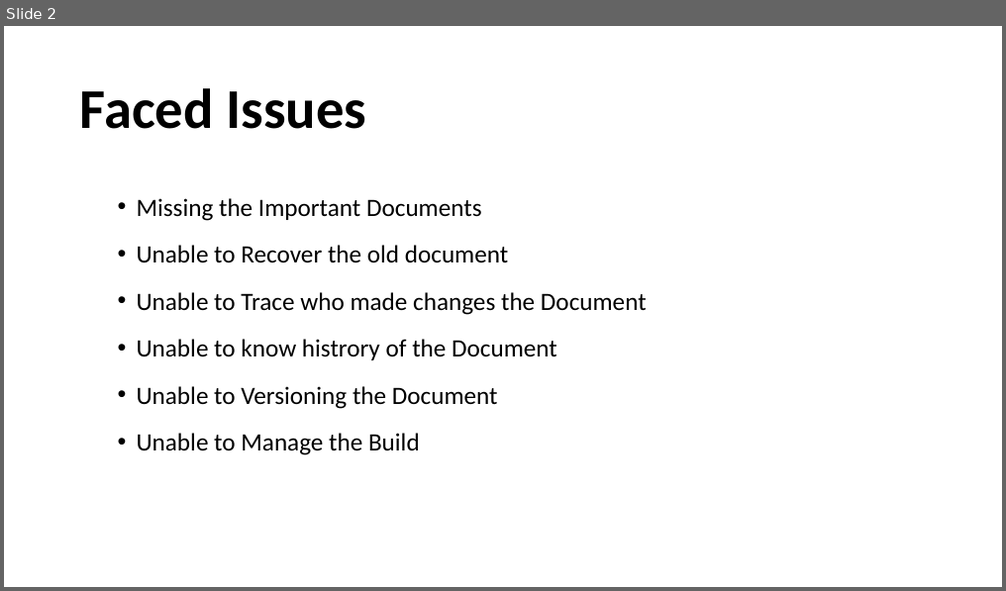
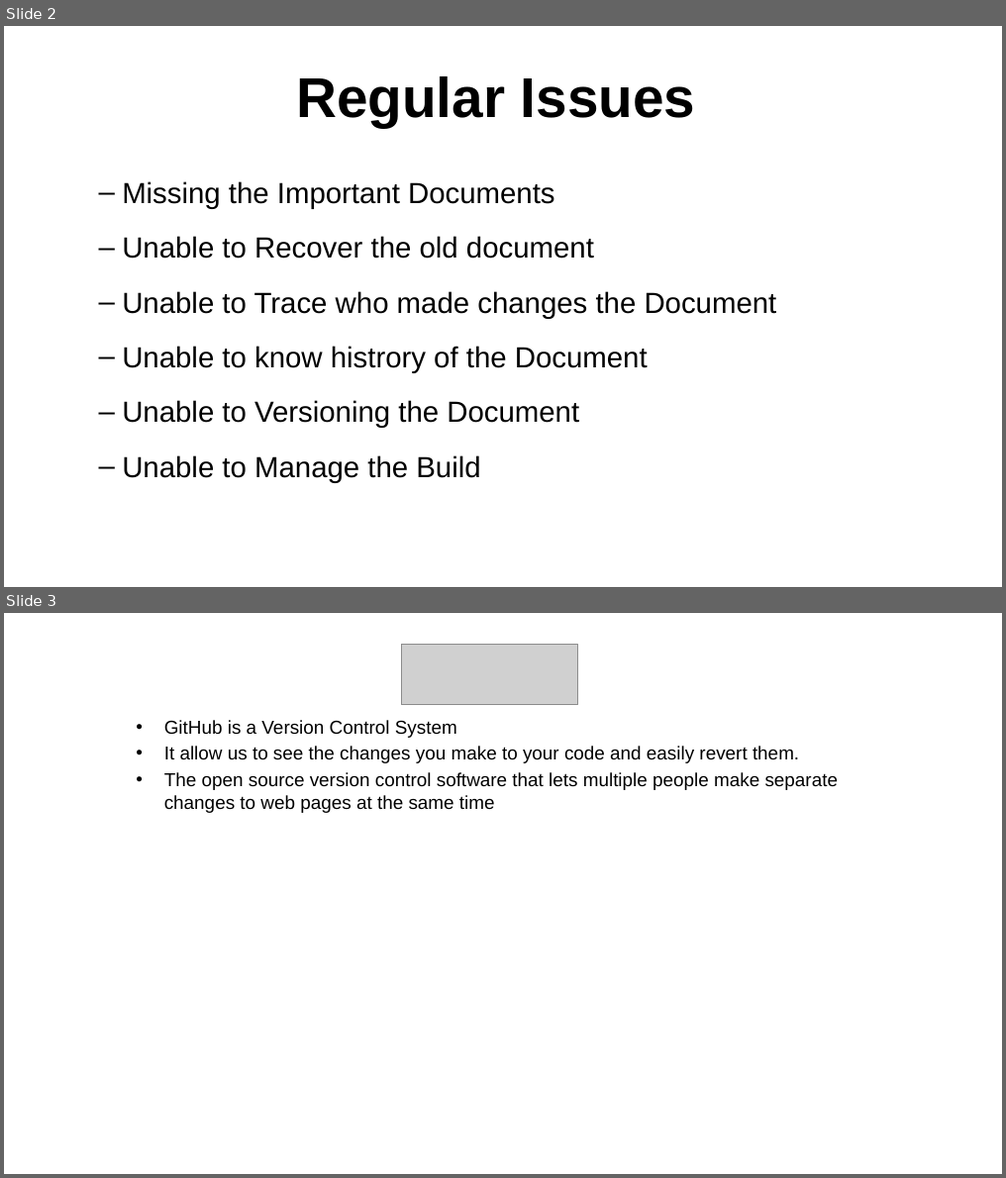
Before and after one commit to ATE186-Murali/PPT, a slide deck: Github.pptx. Shown one above the other, each under a label of ours: slide 2 before the commit, slides 2 and 3 after it. The pictures are 1006x591 and 1006x1178 pixels, drawn with LibreOffice and Linux fonts; fonts in the diff are those of the drawing; grey boxes stand for pictures. Boxes give left, top, right and bottom in pixels: in the first picture for what was removed or moved away, otherwise in the second. Text is boxed around its words. In the diff, an @@ line names an element or a change of style, - is before the commit and + after.

```diff
--- a/Github.pptx
+++ b/Github.pptx
@@ slide 3 added at (x1=4, y1=613, x2=1002, y2=1174), background #FFFFFF @@
@@ picture added at (x1=401, y1=645, x2=576, y2=705) @@
@@ subtitle added at (x1=164, y1=720, x2=839, y2=813), 18 pt, text #000000 @@
+• GitHub is a Version Control System
+• It allow us to see the changes you make to your code and easily revert them.
+• The open source version control software that lets multiple people make separate changes to web pages at the same time
@@ slide 2 changed as well @@
@@ title at (x1=296, y1=76, x2=695, y2=127): text changed; font Calibri to Arial @@
-Faced Issues
+Regular Issues
@@ text "Missing the Important Documents" moved from (x1=137, y1=198, x2=647, y2=456) to (x1=122, y1=181, x2=777, y2=482) @@
@@ text "Missing the Important Documents" at (x1=122, y1=181, x2=777, y2=482): size 24 to 28 pt, font Calibri to Arial; bullet • to – @@
```
Also in this commit, not shown: 1 other slide changed, 1 other file.
